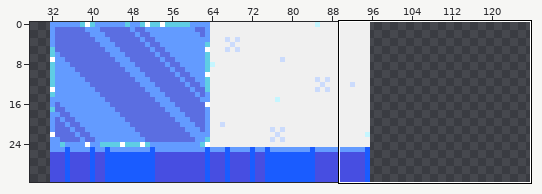
Two versions of one sprite sheet, assets/aseprite/tiles.png. The first picture is a wide view before the edit; the outline marks the close-up.
Close-up. Before:
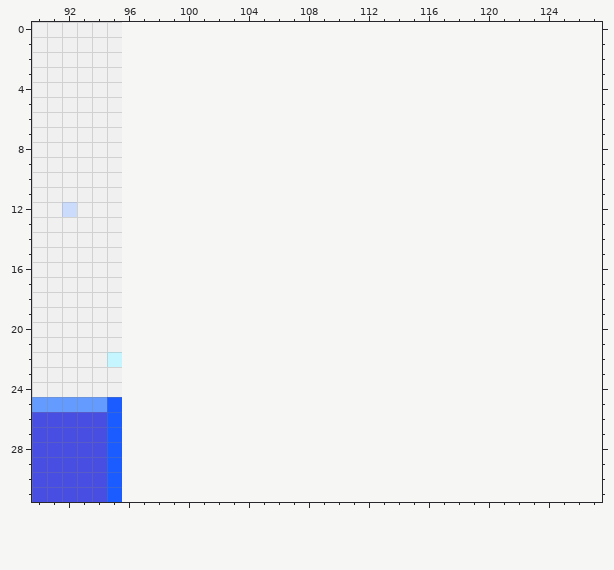
The file is 96x32 pixels. Shown: x 90..127, y 0..31. The old version is drawn lined up with the new one, on the new canvas. The wide view leaves out empty margins.
The same view after the edit:
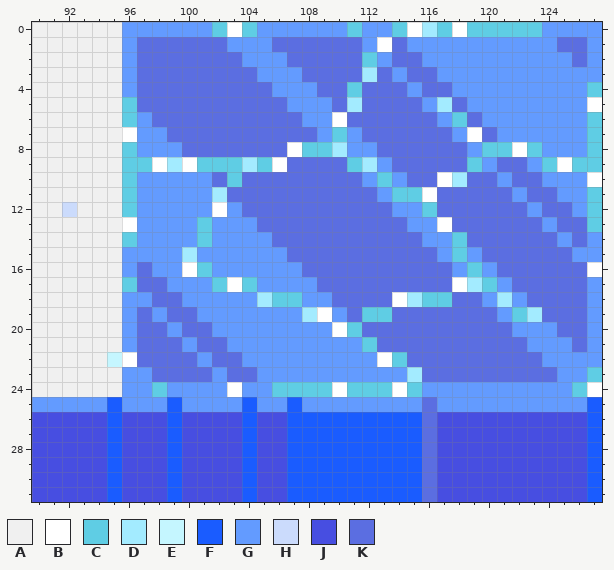
Palette (. is transparent): A #f0f0f0  B #ffffff  C #5fcde4  D #a3ebff  E #c5f6ff  F #1a5cff  G #639bff  H #cbdbfc  J #474ee1  K #5b6ee1
The edit:
canvas 96x32 -> 128x32
y 0: x 96..127 ................................ -> GGGGGGCBCGGGGGGCGGCBDCBCCCCCGGGG
y 1: x 96..127 ................................ -> GKKKKKKGGGKKKKKKGBKGGGGGGGGGGKKG
y 2: x 96..127 ................................ -> GKKKKKKKGGGKKKKKCGKKGGGGGGGGGGKG
y 3: x 96..127 ................................ -> GKKKKKKKKGGGKKKKDKGKKGGGGGGGGGGG
y 4: x 96..127 ................................ -> GKKKKKKKKKGGGKKCKKKGKKGGGGGGGGGC
y 5: x 96..127 ................................ -> CKKKKKKKKKKGGGKDKKKKGDKGGGGGGGGB
y 6: x 96..127 ................................ -> CGKKKKKKKKKKGGBKKKKKKGCKGGGGGGGC
y 7: x 96..127 ................................ -> BGGKKKKKKKKKKGCGKKKKKKGBKGGGGGGC
y 8: x 96..127 ................................ -> CGGGKKKKKKKBCCDGGKKKKKKGCCBCGGGC
y 9: x 96..127 ................................ -> CCBDBCCCDCBKKKKCDGKKKKKCGKKGCBCC
y 10: x 96..127 ................................ -> CGGGGGKCKKKKKKKKGCGKKBDKKGKKGGGB
y 11: x 96..127 ................................ -> CGGGGGDKKKKKKKKKKGCCBKKKKKGKKGGC
y 12: x 96..127 ................................ -> CGGGGGBGKKKKKKKKKKGGCKKKKKKGKKGC
y 13: x 96..127 ................................ -> BGGGGCGGGKKKKKKKKKKGGBKKKKKKGKKC
y 14: x 96..127 ................................ -> CGGGGCGGGGKKKKKKKKKKGGCKKKKKKGKG
y 15: x 96..127 ................................ -> GGGGDGGGGGGKKKKKKKKKKGCGKKKKKKGG
y 16: x 96..127 ................................ -> GKGGBCGGGGGGKKKKKKKKKKGCGKKKKKKB
y 17: x 96..127 ................................ -> CKKGGGCBCGGGGKKKKKKKKKBDCGKKKKKG
y 18: x 96..127 ................................ -> GGKKGGGGGDCCGGKKKKBDCCKKGDGKKKKG
y 19: x 96..127 ................................ -> GKGKKGGGGGGGDBGKCCKKKKKKKGCDKKKG
y 20: x 96..127 ................................ -> GKKGKKGGGGGGGGBCKKKKKKKKKKGGGKKG
y 21: x 96..127 ................................ -> GKKKGKKGGGGGGGGGCKKKKKKKKKKGGGKG
y 22: x 96..127 ................................ -> BKKKKGKKGGGGGGGGGBCKKKKKKKKKGGGG
y 23: x 96..127 ................................ -> GGKKKKGKKGGGGGGGGGGDKKKKKKKKKGGC
y 24: x 96..127 ................................ -> GGCGGGGBGGCCCCBCCCBCGGGGGGGGGGCB
y 25: x 96..127 ................................ -> GGGFGGGGFGGFGGGGGGGGKGGGGGGGGGGF
y 26..31: x 96..127 ................................ -> JJJFJJJJFJJFFFFFFFFFKJJJJJJJJJJF
